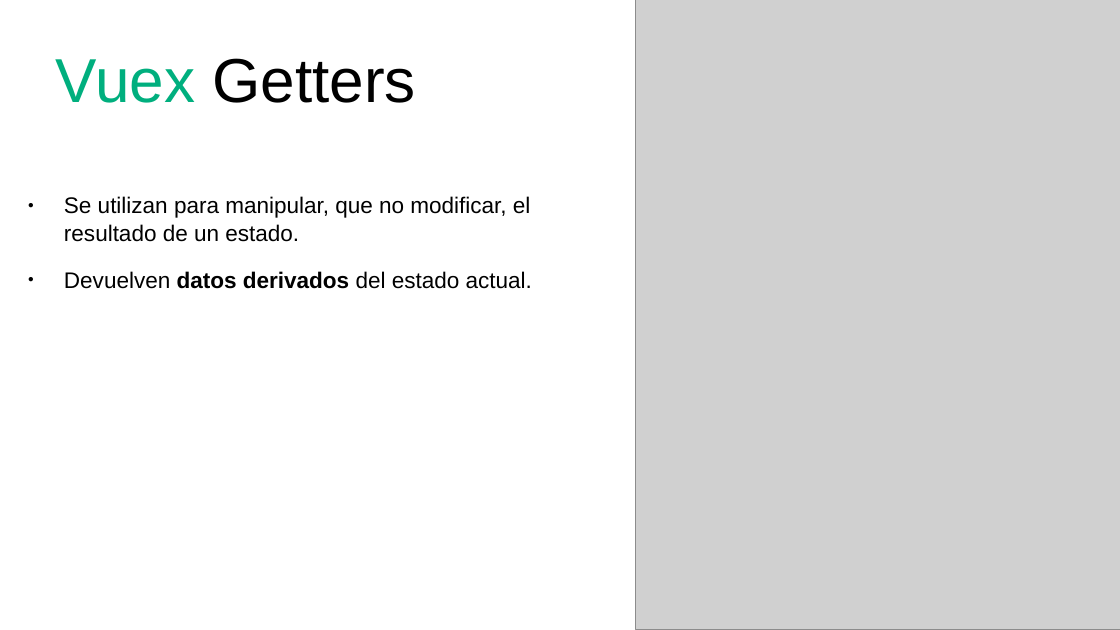
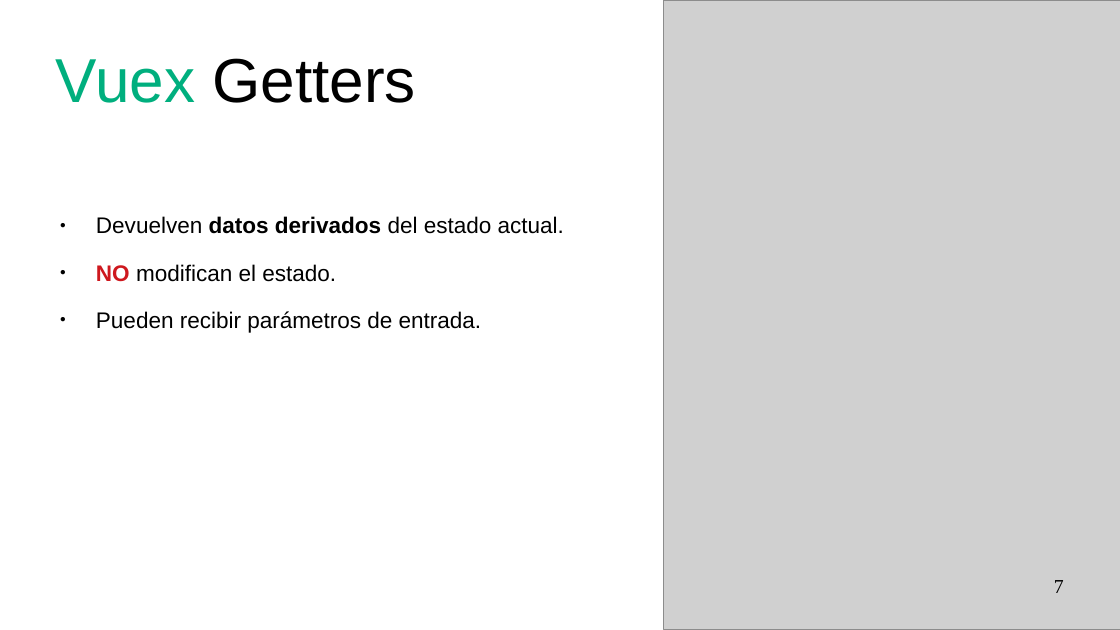
Before and after one commit to xino1010/vue-nest-arduino, a slide deck: slide 7 of presentacion/presentacion.odp. Drawn at 1120x630 pixels with LibreOffice and Linux fonts; fonts in the diff are those of the drawing; grey boxes stand for pictures. Boxes give left, top, right and bottom in pixels: in the first picture for what was removed or moved away, otherwise in the second. Text is boxed around its words. In the diff, an @@ line names an element or a change of style, - is before the commit and + after.

```diff
--- a/presentacion/presentacion.odp
+++ b/presentacion/presentacion.odp
@@ picture: place and size @@
-picture at box(635, 0, 1120, 629)
+picture at box(665, 0, 1120, 630)
@@ text removed at box(64, 196, 532, 289) @@
-● Se utilizan para manipular, que no modificar, el resultado de un estado.
-● Devuelven datos derivados del estado actual.
@@ text added at box(96, 216, 564, 333), 16 pt, text #000000 @@
+● Devuelven datos derivados del estado actual.
+● NO modifican el estado.
+● Pueden recibir parámetros de entrada.
@@ page number added at box(1054, 580, 1064, 593), 14 pt, text #000000 @@
+7
```
Also in this commit, not shown: 13 other slides changed, 2 slides added, 1 slide removed, 9 other files.
